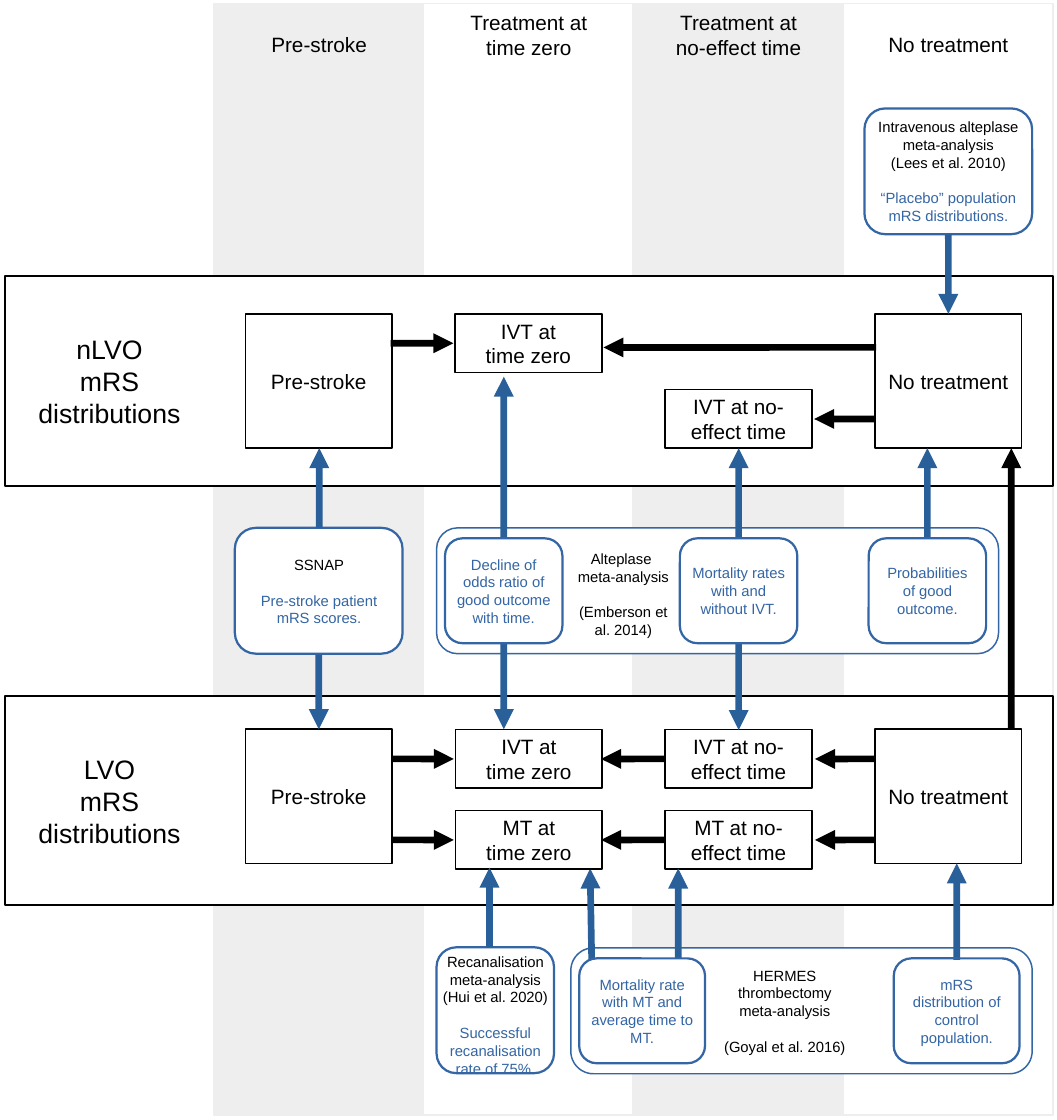
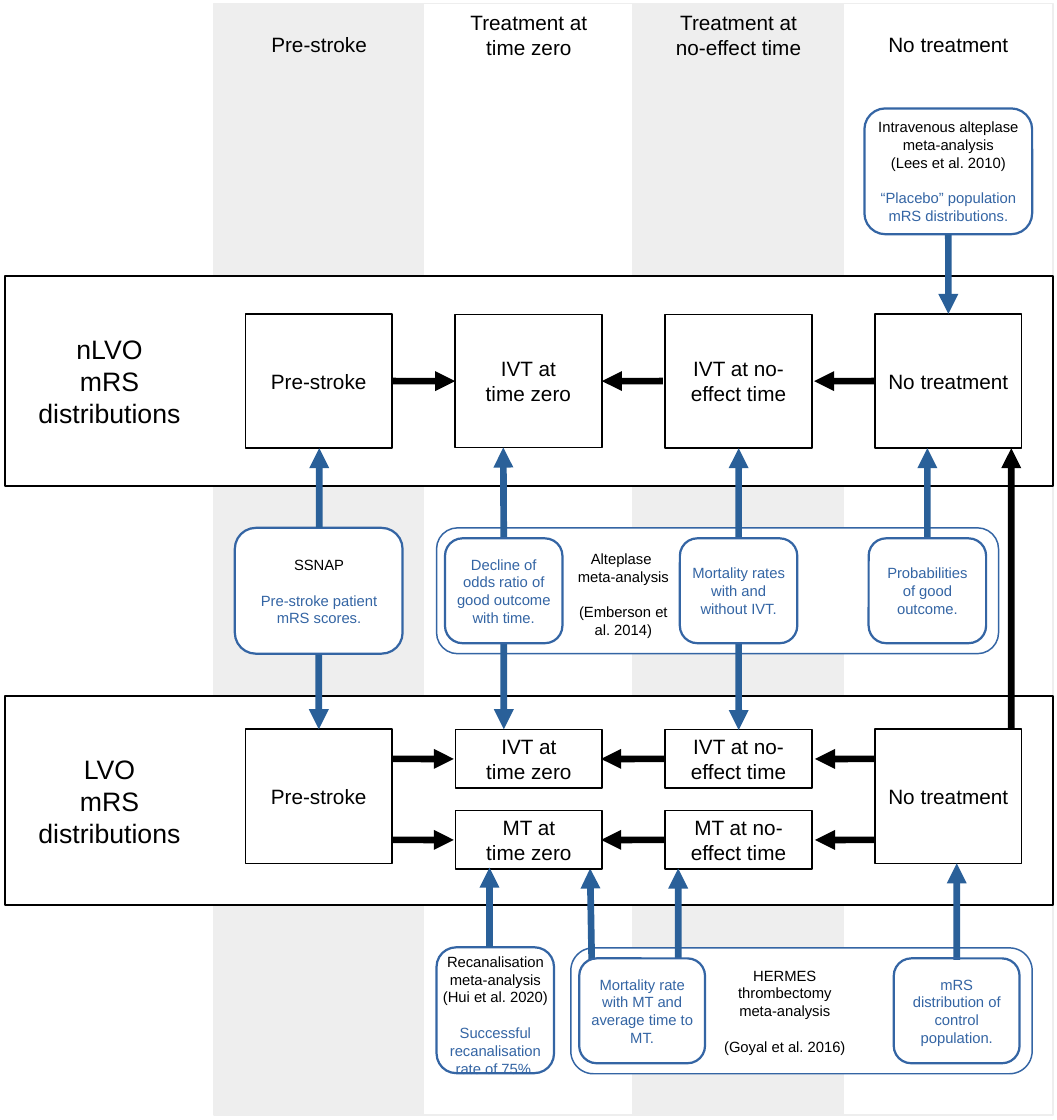
Before and after one commit to samuel-book/stroke_outcome, a slide deck: slide 1 of bonus_notebooks/images/data_sources_derivation_image.odp. Drawn at 1057x1120 pixels with LibreOffice and Linux fonts; fonts in the diff are those of the drawing. Boxes give left, top, right and bottom in pixels: in the first picture for what was removed or moved away, otherwise in the second. Text is boxed around its words. In the diff, an @@ line names an element or a change of style, - is before the commit and + after.

```diff
--- a/bonus_notebooks/images/data_sources_derivation_image.odp
+++ b/bonus_notebooks/images/data_sources_derivation_image.odp
@@ rectangle "IVT at": place and size @@
-rectangle "IVT at" at [455, 314, 602, 373]
+rectangle "IVT at" at [455, 314, 602, 448]
@@ rectangle "IVT at no-effect time": place and size @@
-rectangle "IVT at no-effect time" at [665, 390, 812, 449]
+rectangle "IVT at no-effect time" at [665, 314, 812, 448]
@@ arrow removed from (876, 347) to (603, 347) @@
@@ arrow moved from (391, 343) - (454, 343) to (392, 381) - (455, 381) @@
@@ arrow added from (663, 381) to (602, 381), #000000 4.51 pt @@
@@ arrow moved from (875, 419) - (814, 419) to (875, 381) - (814, 381) @@
@@ arrow moved from (504, 538) - (504, 377) to (504, 538) - (503, 448) @@
```
Also in this commit, not shown: 7 other files.
